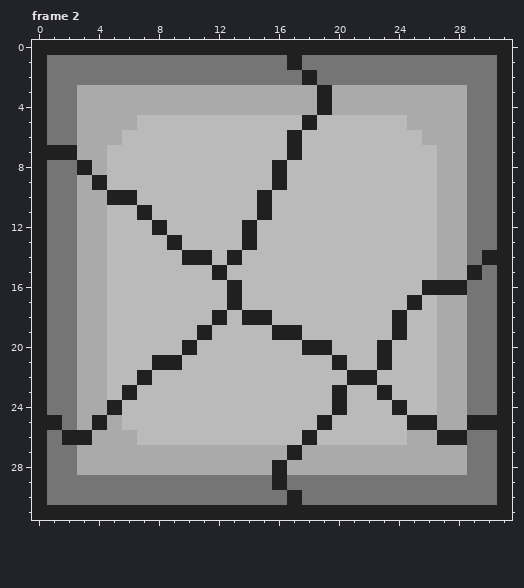
Pixel-art file, stored at project BuildFight/aseprite/wall.aseprite. The picture above is the old version.
32x32 pixels, 3 frames. Shown: frame 2.
Now the later version:
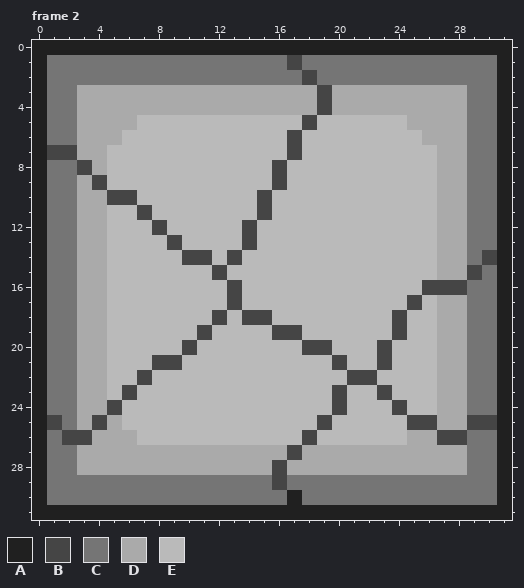
Palette (. is transparent): A #202020  B #454545  C #757575  D #aaaaaa  E #bababa
From the commit log: 21 01 28 02 wall crack color edit
From old to new:
{"where": "frame 2"}
{"frame":2,"y":1,"x":17,"old":"A","new":"B"}
{"frame":2,"y":2,"x":18,"old":"A","new":"B"}
{"frame":2,"y":3,"x":19,"old":"A","new":"B"}
{"frame":2,"y":4,"x":19,"old":"A","new":"B"}
{"frame":2,"y":5,"x":18,"old":"A","new":"B"}
{"frame":2,"y":6,"x":17,"old":"A","new":"B"}
{"frame":2,"y":7,"x":1,"old":"AA","new":"BB"}
{"frame":2,"y":7,"x":17,"old":"A","new":"B"}
{"frame":2,"y":8,"x":3,"old":"A","new":"B"}
{"frame":2,"y":8,"x":16,"old":"A","new":"B"}
{"frame":2,"y":9,"x":4,"old":"A","new":"B"}
{"frame":2,"y":9,"x":16,"old":"A","new":"B"}
{"frame":2,"y":10,"x":5,"old":"AA","new":"BB"}
{"frame":2,"y":10,"x":15,"old":"A","new":"B"}
{"frame":2,"y":11,"x":7,"old":"A","new":"B"}
{"frame":2,"y":11,"x":15,"old":"A","new":"B"}
{"frame":2,"y":12,"x":8,"old":"A","new":"B"}
{"frame":2,"y":12,"x":14,"old":"A","new":"B"}
{"frame":2,"y":13,"x":9,"old":"A","new":"B"}
{"frame":2,"y":13,"x":14,"old":"A","new":"B"}
{"frame":2,"y":14,"x":10,"old":"AA","new":"BB"}
{"frame":2,"y":14,"x":13,"old":"A","new":"B"}
{"frame":2,"y":14,"x":30,"old":"A","new":"B"}
{"frame":2,"y":15,"x":12,"old":"A","new":"B"}
{"frame":2,"y":15,"x":29,"old":"A","new":"B"}
{"frame":2,"y":16,"x":13,"old":"A","new":"B"}
{"frame":2,"y":16,"x":26,"old":"AAA","new":"BBB"}
{"frame":2,"y":17,"x":13,"old":"A","new":"B"}
{"frame":2,"y":17,"x":25,"old":"A","new":"B"}
{"frame":2,"y":18,"x":12,"old":"A","new":"B"}
{"frame":2,"y":18,"x":14,"old":"AA","new":"BB"}
{"frame":2,"y":18,"x":24,"old":"A","new":"B"}
{"frame":2,"y":19,"x":11,"old":"A","new":"B"}
{"frame":2,"y":19,"x":16,"old":"AA","new":"BB"}
{"frame":2,"y":19,"x":24,"old":"A","new":"B"}
{"frame":2,"y":20,"x":10,"old":"A","new":"B"}
{"frame":2,"y":20,"x":18,"old":"AA","new":"BB"}
{"frame":2,"y":20,"x":23,"old":"A","new":"B"}
{"frame":2,"y":21,"x":8,"old":"AA","new":"BB"}
{"frame":2,"y":21,"x":20,"old":"A","new":"B"}
{"frame":2,"y":21,"x":23,"old":"A","new":"B"}
{"frame":2,"y":22,"x":7,"old":"A","new":"B"}
{"frame":2,"y":22,"x":21,"old":"AA","new":"BB"}
{"frame":2,"y":23,"x":6,"old":"A","new":"B"}
{"frame":2,"y":23,"x":20,"old":"A","new":"B"}
{"frame":2,"y":23,"x":23,"old":"A","new":"B"}
{"frame":2,"y":24,"x":5,"old":"A","new":"B"}
{"frame":2,"y":24,"x":20,"old":"A","new":"B"}
{"frame":2,"y":24,"x":24,"old":"A","new":"B"}
{"frame":2,"y":25,"x":1,"old":"A","new":"B"}
{"frame":2,"y":25,"x":4,"old":"A","new":"B"}
{"frame":2,"y":25,"x":19,"old":"A","new":"B"}
{"frame":2,"y":25,"x":25,"old":"AA","new":"BB"}
{"frame":2,"y":25,"x":29,"old":"AA","new":"BB"}
{"frame":2,"y":26,"x":2,"old":"AA","new":"BB"}
{"frame":2,"y":26,"x":18,"old":"A","new":"B"}
{"frame":2,"y":26,"x":27,"old":"AA","new":"BB"}
{"frame":2,"y":27,"x":17,"old":"A","new":"B"}
{"frame":2,"y":28,"x":16,"old":"A","new":"B"}
{"frame":2,"y":29,"x":16,"old":"A","new":"B"}
{"label":"changed","picture_box":[47,55,497,490]}
